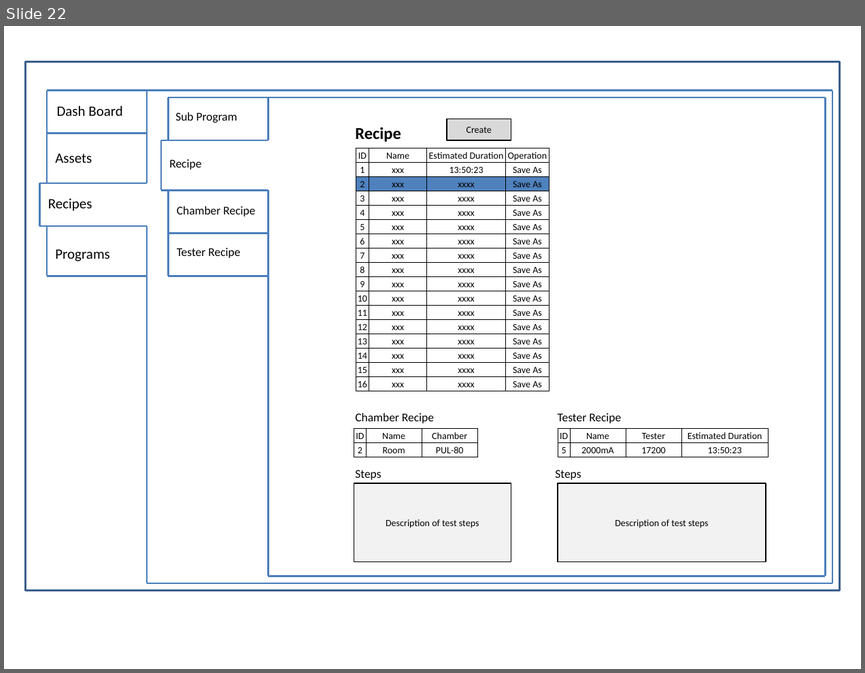
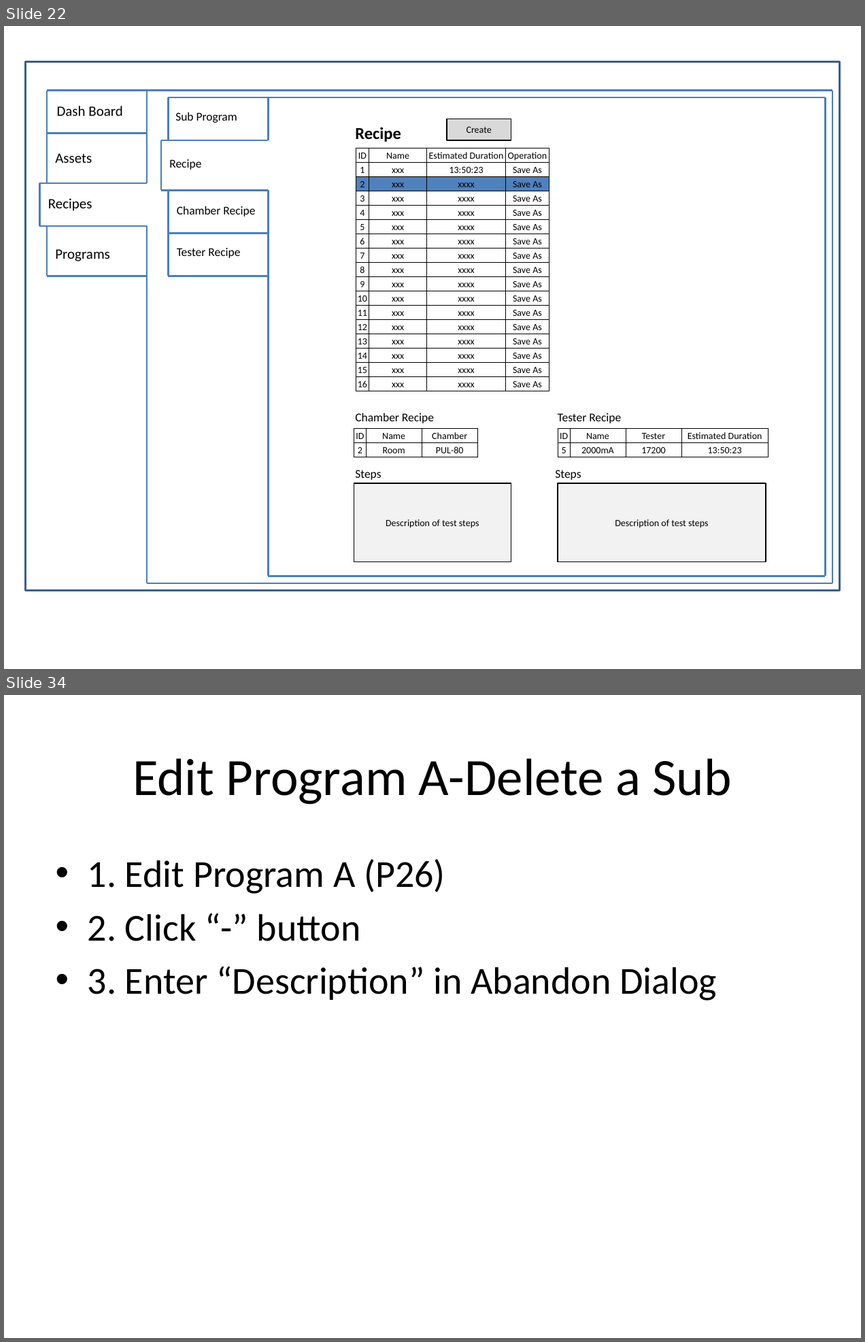
Before and after one commit to happylennychen/BCLabManager, a slide deck: Doc/UI Design.pptx. Shown one above the other, each under a label of ours: slide 22 before the commit, slides 22 and 34 after it; the slides between them are not shown. The pictures are 865x673 and 865x1342 pixels, drawn with LibreOffice and Linux fonts; fonts in the diff are those of the drawing. Boxes give left, top, right and bottom in pixels: in the first picture for what was removed or moved away, otherwise in the second. Text is boxed around its words. In the diff, an @@ line names an element or a change of style, - is before the commit and + after.

```diff
--- a/Doc/UI Design.pptx
+++ b/Doc/UI Design.pptx
@@ slide 34 added at (4,695,861,1338), background #FFFFFF @@
@@ title added at (133,758,732,804), 44 pt, text #000000 @@
+Edit Program A-Delete a Sub
@@ text added at (88,859,717,1000), 32 pt, text #000000 @@
+• 1. Edit Program A (P26)
+• 2. Click “-” button
+• 3. Enter “Description” in Abandon Dialog
```
Also in this commit, not shown: 12 slides changed, 6 other slides added, 5 other files.
